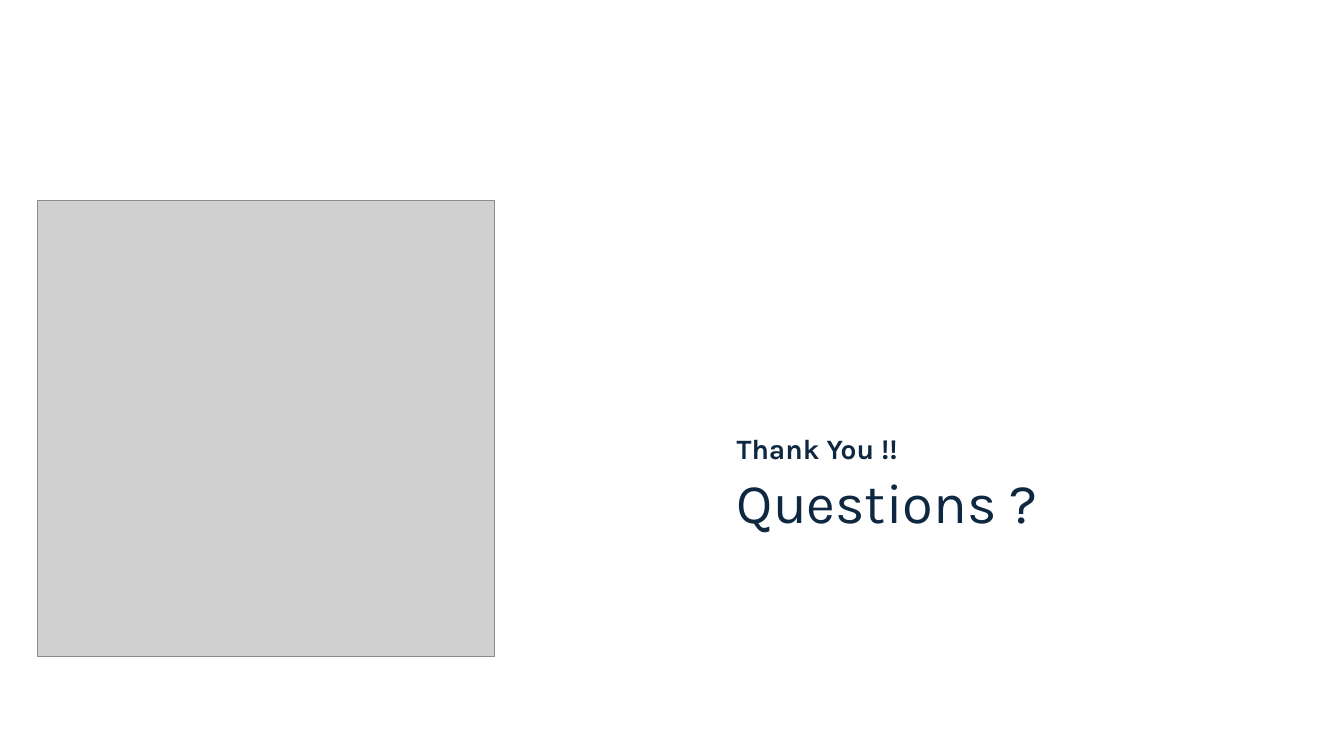
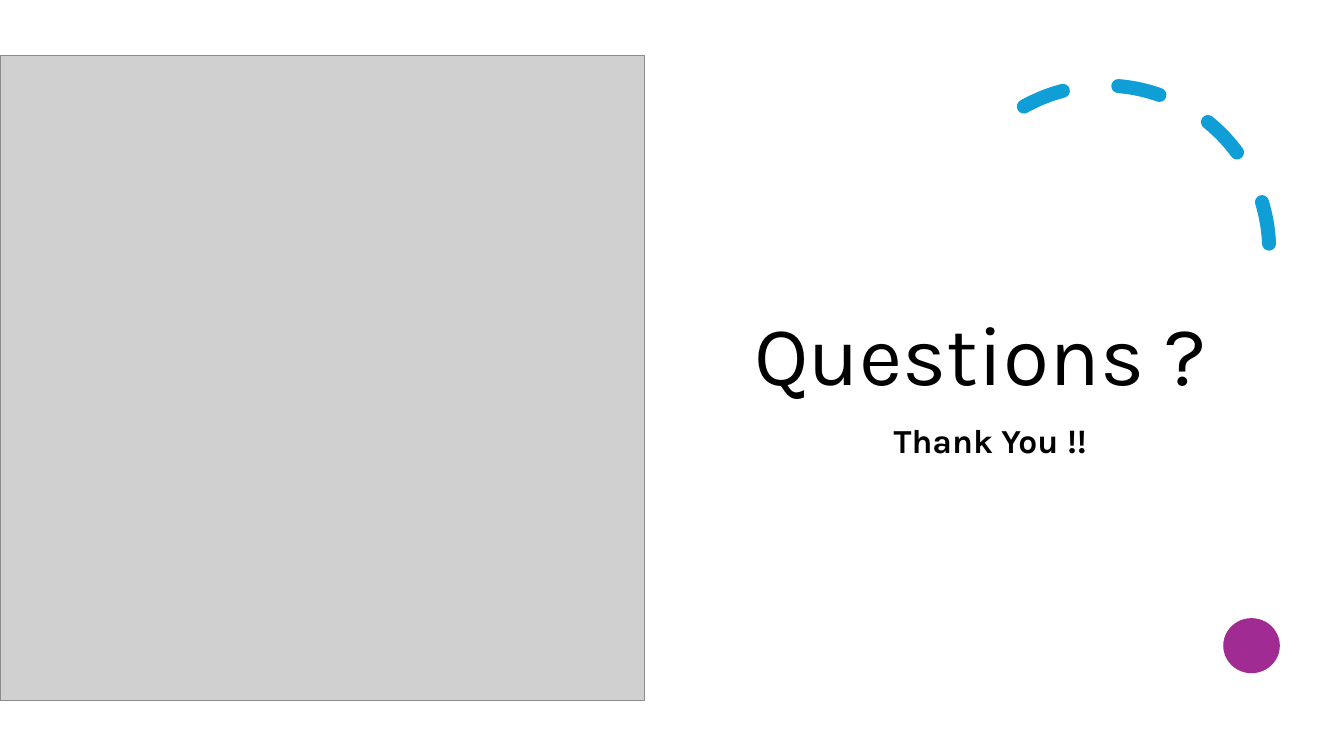
Before and after one commit to cksinghnet/Weather-Based-Grid-Optimization, a slide deck: slide 19 of DataEnggFinalProjectPPT.pptx (slide 26 before the commit). Drawn at 1344x756 pixels with LibreOffice and Linux fonts; fonts in the diff are those of the drawing; grey boxes stand for pictures. Boxes give left, top, right and bottom in pixels: in the first picture for what was removed or moved away, otherwise in the second. Text is boxed around its words. In the diff, an @@ line names an element or a change of style, - is before the commit and + after.

```diff
--- a/DataEnggFinalProjectPPT.pptx
+++ b/DataEnggFinalProjectPPT.pptx
@@ picture: place and size @@
-picture at [37,201,494,657]
+picture at [0,55,645,701]
@@ arc (boxed as its full ellipse) added at [940,86,1269,415], outline #0F9ED5 10 pt dashed @@
@@ title "Questions ?": place and size @@
-title "Questions ?" at [737,484,997,533]
+title "Questions ?" at [754,327,1144,399]
@@ title "Questions ?" at [754,327,1144,399]: size 40 to 60 pt, text colour #0E2841 to #000000; alignment left to centre; vertical alignment top to bottom @@
@@ text "Thank You !!": place and size @@
-text "Thank You !!" at [737,439,875,460]
+text "Thank You !!" at [894,430,1058,454]
@@ text "Thank You !!" at [894,430,1058,454]: size 20 to 24 pt, text colour #0E2841 to #000000; alignment left to centre; vertical alignment bottom to top @@
@@ ellipse added at [1224,618,1280,674], fill #A02B93 @@
```
Also in this commit, not shown: 6 other slides changed, 5 slides added, 12 slides removed.
